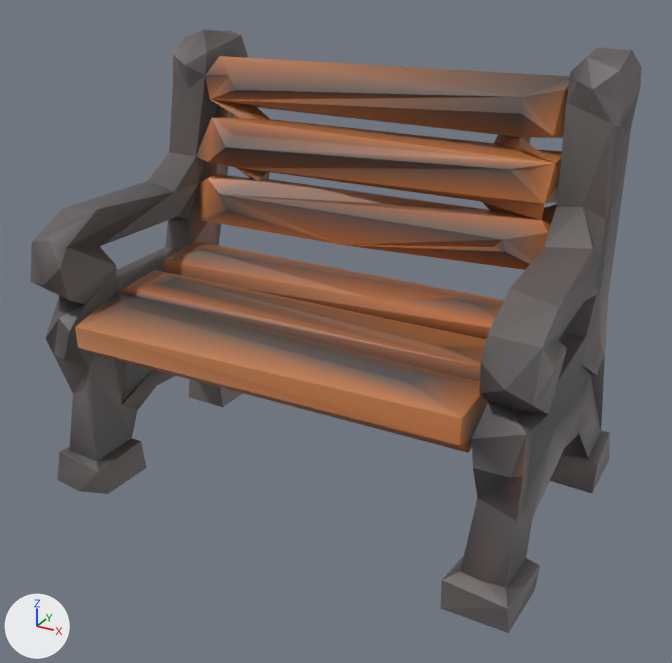
A saved change to the glTF model public/models/prop_bench.glb.
Rendered twice from a 50 mm camera at (1.41, -2.59, 1.87) aimed at (0.02, -0.06, 0.61). The lights are fixed; the arrows at lower left show +X, +Y and +Z. The picture after the commit comes second. Where no turn or scale is listed for an object, it has been applied to the vertices.

Script lines for the objects in view, before the commit:
```python
mat_material_0 = bpy.data.materials.new('Material_0')
mat_material_0.use_nodes = True; mat_material_0.node_tree.nodes.clear()
_N = mat_material_0.node_tree.nodes; _L = mat_material_0.node_tree.links
n0 = _N.new('ShaderNodeBsdfPrincipled'); n0.name = 'Principled BSDF'
n1 = _N.new('ShaderNodeOutputMaterial'); n1.name = 'Material Output'
n2 = _N.new('ShaderNodeVertexColor'); n2.name = 'Color Attribute'
_L.new(n0.outputs[0], n1.inputs[0])  # 'BSDF' to 'Surface'
_L.new(n2.outputs[0], n0.inputs[0])  # 'Color' to 'Base Color'
me_mesh_0 = bpy.data.meshes.new('Mesh_0')
me_mesh_0.from_pydata(...)  # 372 vertices, 794 faces; spans x -0.87..0.87, y -0.56..0.56, z -0.76..0.76
me_mesh_0.materials.append(mat_material_0)
ob_mesh_0 = bpy.data.objects.new('Mesh_0', me_mesh_0)
ob_mesh_0.location = (0.0, 0.0, 0.76)
```
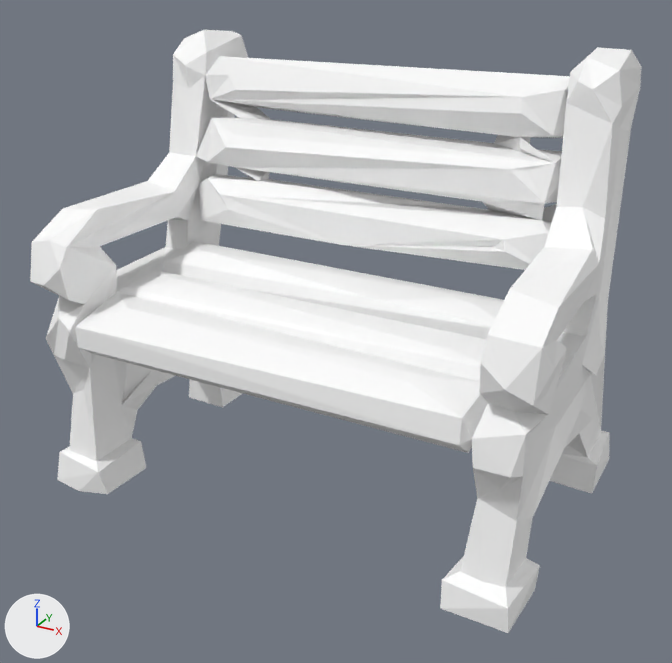
What differs and where, as boxes [x1, y1, x2, y2] in the pictures (672 x 663 px):
```json
{"object": "Mesh_0", "change": "recoloured", "before": [30, 30, 642, 633], "after": [30, 30, 642, 633], "on screen": "lighter"}
```

Edits to the scene script, one JSON object a line:
```json
{"block": "mat_material_0", "where": "n0 = _N.new('ShaderNodeBsdfPrincipled'); n0.name = 'Principled BSDF'"}
{"op": "add", "block": "mat_material_0", "code": "n0.inputs[0].default_value = (1.0, 1.0, 1.0, 1.0)  # 'Base Color', white #ffffff"}
{"op": "remove", "block": "mat_material_0", "code": "n2 = _N.new('ShaderNodeVertexColor'); n2.name = 'Color Attribute'"}
{"op": "remove", "block": "mat_material_0", "code": "_L.new(n2.outputs[0], n0.inputs[0])  # 'Color' to 'Base Color'"}
```
